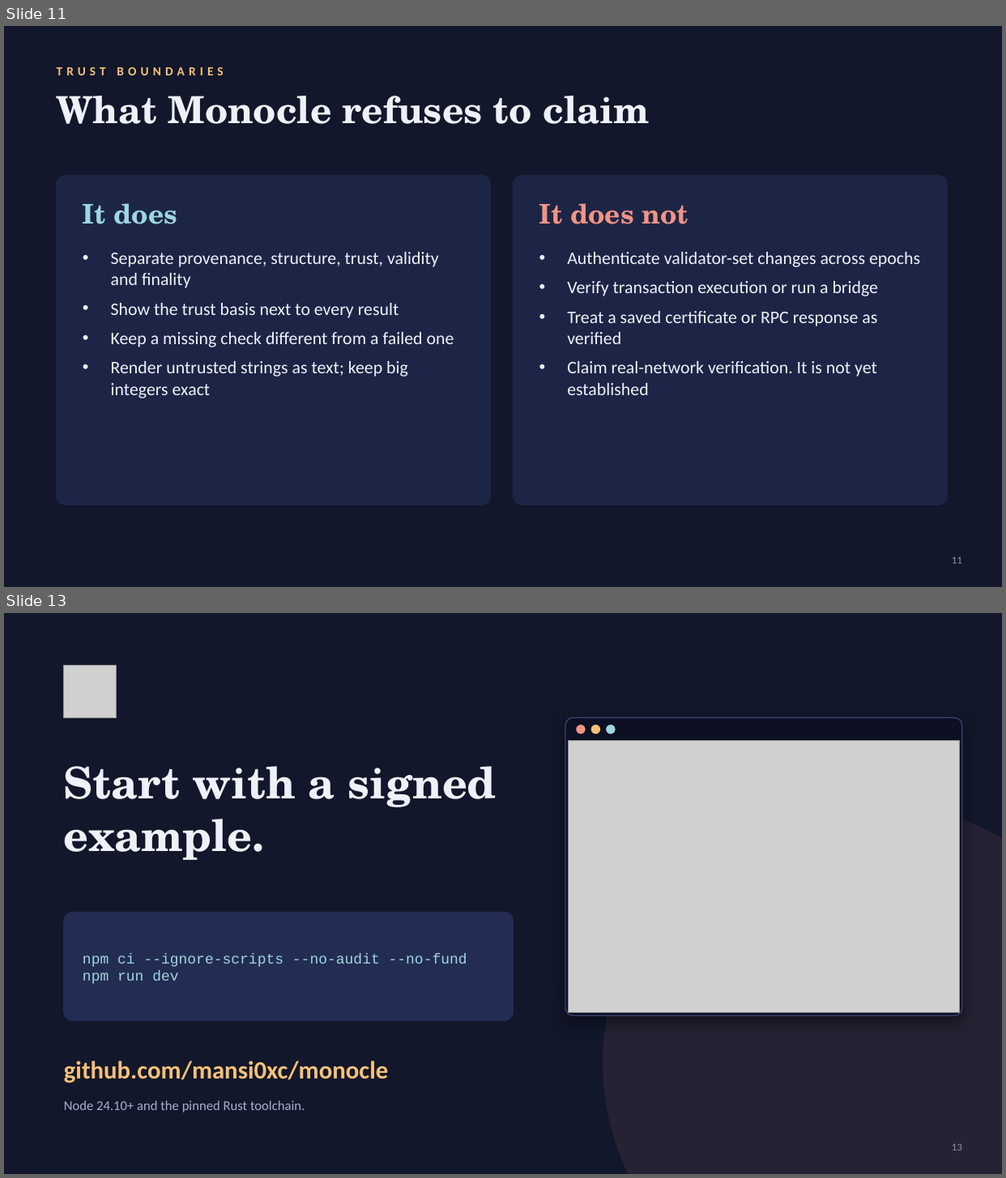
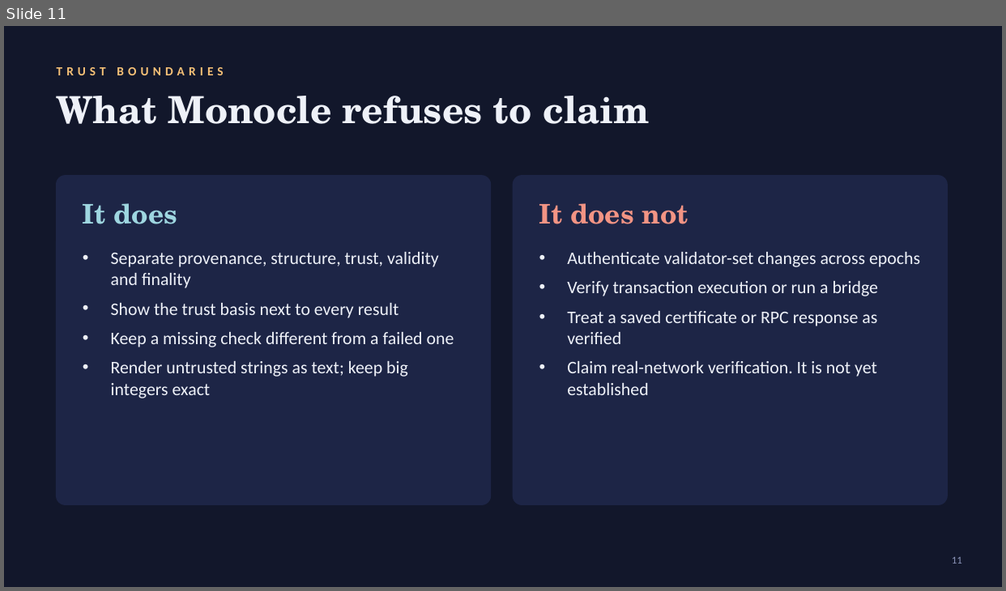
Before and after one commit to mansi0xc/monocle, a slide deck: Monocle-demo.pptx. Shown one above the other, each under a label of ours: slides 11 and 13 before the commit, slide 11 after it; the slides between them are not shown. The pictures are 1006x1178 and 1006x591 pixels, drawn with LibreOffice and Linux fonts; fonts in the diff are those of the drawing; grey boxes stand for pictures. Boxes give left, top, right and bottom in pixels: in the first picture for what was removed or moved away, otherwise in the second. Text is boxed around its words. In the diff, an @@ line names an element or a change of style, - is before the commit and + after.

```diff
--- a/Monocle-demo.pptx
+++ b/Monocle-demo.pptx
@@ slide 13 removed at [4, 613, 1002, 1174], background #12172B @@
@@ picture removed at [64, 666, 117, 717] @@
@@ rounded rectangle removed at [565, 717, 962, 1016] @@
@@ ellipse removed at [577, 726, 585, 734] @@
@@ ellipse removed at [592, 726, 600, 734] @@
@@ ellipse removed at [607, 726, 615, 734] @@
@@ picture removed at [569, 740, 959, 1013] @@
@@ text removed at [64, 766, 496, 860] @@
-Start with a signed example.
@@ ellipse removed at [603, 800, 1002, 1174] @@
@@ rounded rectangle removed at [64, 913, 513, 1021] @@
@@ text removed at [83, 953, 467, 984] @@
-npm ci --ignore-scripts --no-audit --no-fund
-npm run dev
@@ text removed at [64, 1061, 388, 1084] @@
-github.com/mansi0xc/monocle
@@ text removed at [64, 1101, 305, 1113] @@
-Node 24.10+ and the pinned Rust toolchain.
@@ page number removed at [952, 1144, 962, 1151] @@
-13
```
Also in this commit, not shown: 6 slides changed, 1 slide added, 10 other files.
